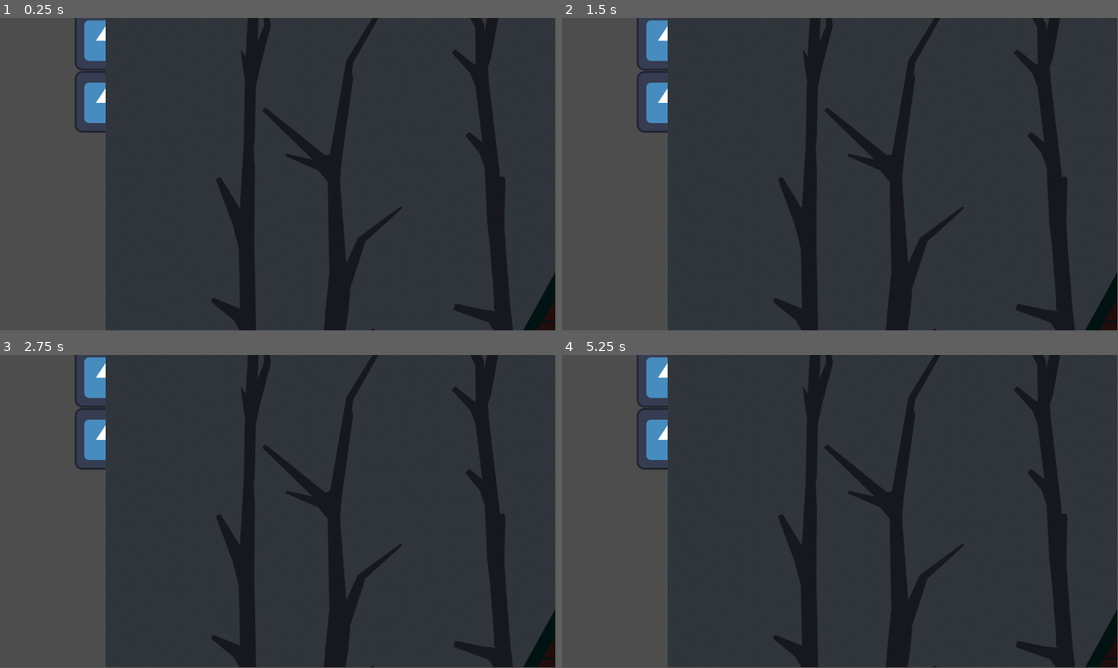
Above: before the commit, frames 1-4 (two rows, left to right).
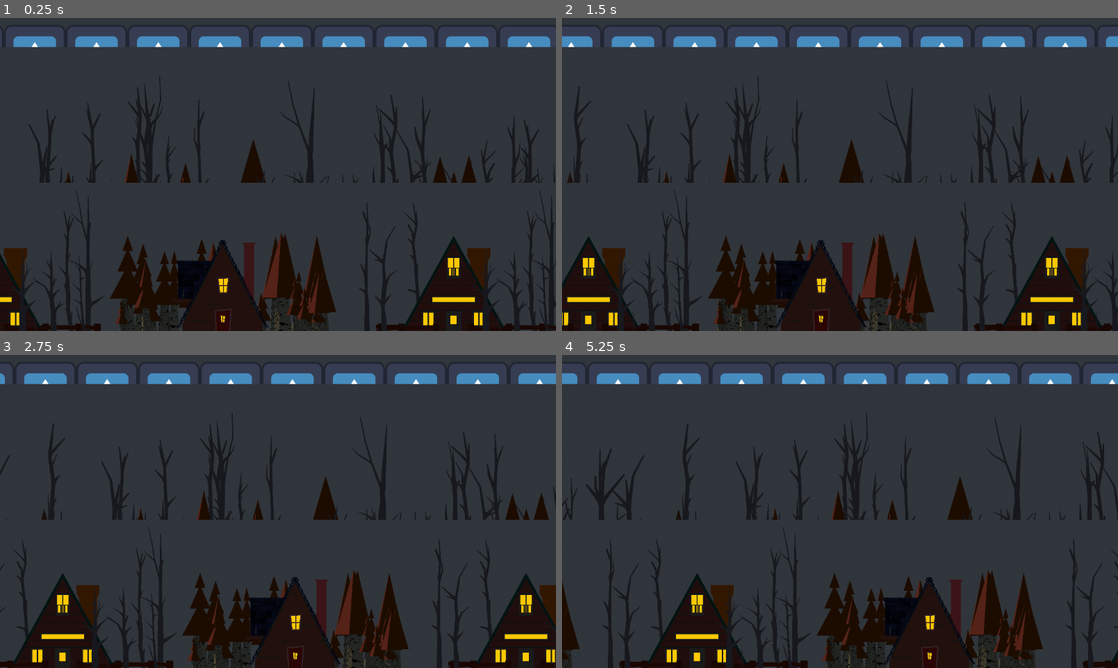
Above: after the commit, the same moments.

Repository: SPL-Practice/GameTAS-2
Game: Godot game, scene res://assets/scenes/main.tscn
Two runs of this game, one before a commit and one after it. Both use one fixed random seed, a clock stepped at 60 frames per second and the inputs below. The engine's default icon, where the game draws it, is replaced by a stand-in: a white triangle on a blue panel in a dark square.
Inputs (mouse positions are in pixels of both pictures, inside the frame that each line leads up to):
- Up to frame 1 (0.25 s): no input
- Up to frame 2 (1.5 s): move the mouse to (962, 158) at 0.52 s; click (962, 158) at 0.67 s; drag from (728, 190) to (834, 155) at 1.27 s
- Up to frame 3 (2.75 s): move the mouse to (333, 442) at 2.02 s; click (333, 442) at 2.17 s
- Up to frame 4 (5.25 s): drag from (812, 574) to (673, 464) at 2.77 s; move the mouse to (1006, 558) at 3.52 s; click (1006, 558) at 3.67 s; drag from (673, 464) to (756, 433) at 4.27 s; move the mouse to (867, 511) at 5.02 s; click (867, 511) at 5.17 s
The window is 799x449 before the commit and 800x450 after it. Grey fills any space a smaller window leaves; there, only what the larger window draws over its background counts as a difference.

The runs differ from the first frame. In frame 1, 41% of the frame differs, in the area x 0-100%, y 0-100%; in frame 2, 40%; in frame 3, 40%; in frame 4, 41%.

Commit message:
created moving backgrounds concept

Diff:
--- a/project/assets/scenes/actors/blocks/blocks.tscn
+++ b/project/assets/scenes/actors/blocks/blocks.tscn
@@ -10,13 +10,18 @@
 script = ExtResource("1_y34es")
 
 [node name="air" parent="." instance=ExtResource("2_4rpl7")]
+position = Vector2(0, -225)
+offset = Vector3(0, 0, 580)
 
 [node name="generator" parent="air" instance=ExtResource("1_dawhx")]
 
 [node name="forest" parent="." instance=ExtResource("2_4rpl7")]
+offset = Vector3(0, 0, 750)
 
 [node name="generator" parent="forest" instance=ExtResource("3_ht1ru")]
 
 [node name="houses" parent="." instance=ExtResource("2_4rpl7")]
+position = Vector2(0, 200)
+offset = Vector3(0, 0, 600)
 
 [node name="generator" parent="houses" instance=ExtResource("4_qpj6u")]
--- a/project/assets/scenes/actors/environment/forest/big1.tscn
+++ b/project/assets/scenes/actors/environment/forest/big1.tscn
@@ -7,4 +7,5 @@
 script = ExtResource("1_wktwv")
 
 [node name="view" type="Sprite2D" parent="."]
+scale = Vector2(0.3, 0.3)
 texture = ExtResource("1_5343u")
--- a/project/assets/scenes/actors/environment/forest/big2.tscn
+++ b/project/assets/scenes/actors/environment/forest/big2.tscn
@@ -7,4 +7,5 @@
 script = ExtResource("1_35spm")
 
 [node name="view" type="Sprite2D" parent="."]
+scale = Vector2(0.3, 0.3)
 texture = ExtResource("1_tn87s")
--- a/project/assets/scenes/actors/environment/forest/middle.tscn
+++ b/project/assets/scenes/actors/environment/forest/middle.tscn
@@ -7,4 +7,5 @@
 script = ExtResource("1_txvcn")
 
 [node name="view" type="Sprite2D" parent="."]
+scale = Vector2(0.3, 0.3)
 texture = ExtResource("1_tgjsx")
--- a/project/assets/scenes/actors/environment/forest/small.tscn
+++ b/project/assets/scenes/actors/environment/forest/small.tscn
@@ -7,4 +7,5 @@
 script = ExtResource("1_spc66")
 
 [node name="view" type="Sprite2D" parent="."]
+scale = Vector2(0.3, 0.3)
 texture = ExtResource("1_xjccj")
--- a/project/assets/scenes/actors/environment/forest/very_small.tscn
+++ b/project/assets/scenes/actors/environment/forest/very_small.tscn
@@ -7,4 +7,5 @@
 script = ExtResource("1_xrx8f")
 
 [node name="view" type="Sprite2D" parent="."]
+scale = Vector2(0.3, 0.3)
 texture = ExtResource("1_mhvpm")
--- a/project/assets/scenes/actors/environment/houses/easy.tscn
+++ b/project/assets/scenes/actors/environment/houses/easy.tscn
@@ -7,4 +7,5 @@
 script = ExtResource("1_r3r7y")
 
 [node name="view" type="Sprite2D" parent="."]
+scale = Vector2(0.2, 0.2)
 texture = ExtResource("1_o0mp1")
--- a/project/assets/scenes/actors/environment/houses/hard.tscn
+++ b/project/assets/scenes/actors/environment/houses/hard.tscn
@@ -7,4 +7,5 @@
 script = ExtResource("1_uo3t0")
 
 [node name="view" type="Sprite2D" parent="."]
+scale = Vector2(0.2, 0.2)
 texture = ExtResource("1_bh3ec")
--- a/project/assets/scenes/main.tscn
+++ b/project/assets/scenes/main.tscn
@@ -14,7 +14,9 @@
 [node name="player" parent="." instance=ExtResource("1_fensh")]
 
 [node name="blocks" parent="." instance=ExtResource("2_c55r2")]
-position = Vector2(219, 303)
+position = Vector2(565, 303)
+drawing_far = Vector3i(10, 10, 10)
+conveyor_speed = Vector3i(1, 1, 1)
 
 [node name="ui" type="Control" parent="."]
 visible = false
--- a/project/assets/scripts/actors/controllers/main.gd
+++ b/project/assets/scripts/actors/controllers/main.gd
@@ -5,5 +5,5 @@
 func _ready():
 	blocks.fill_space();
 
-#func _physics_process(_deltsa):
-#	blocks.progress();
+func _physics_process(_delta):
+	blocks.progress();
--- a/project/assets/scripts/actors/controllers/terrain/blocks/background.gd
+++ b/project/assets/scripts/actors/controllers/terrain/blocks/background.gd
@@ -8,10 +8,12 @@
 	return view
 
 func get_center():
-	return view.texture.get_width() / 2
+	#view.texture.get_width() / 2
+	var width = view.get_rect().size.x
+	return width * view.scale.x / 2
 
 func append_to_edge(target: Node2D, interval: float) -> void:
-	var y = target.position.y
+	var x = target.position.x
 	var center = target.get_center()
 	var append = get_center()
-	position.y = y - center - append - interval
+	position.x = x - center - append - interval
--- a/project/project.godot
+++ b/project/project.godot
@@ -19,6 +19,11 @@
 
 Global="*res://assets/scripts/system/global.gd"
 
+[display]
+
+window/stretch/mode="viewport"
+window/stretch/aspect="ignore"
+
 [layer_names]
 
 2d_physics/layer_1="World"
@@ -28,3 +33,4 @@
 [rendering]
 
 renderer/rendering_method="mobile"
+environment/defaults/default_clear_color=Color(0.1875, 0.210938, 0.230469, 1)
